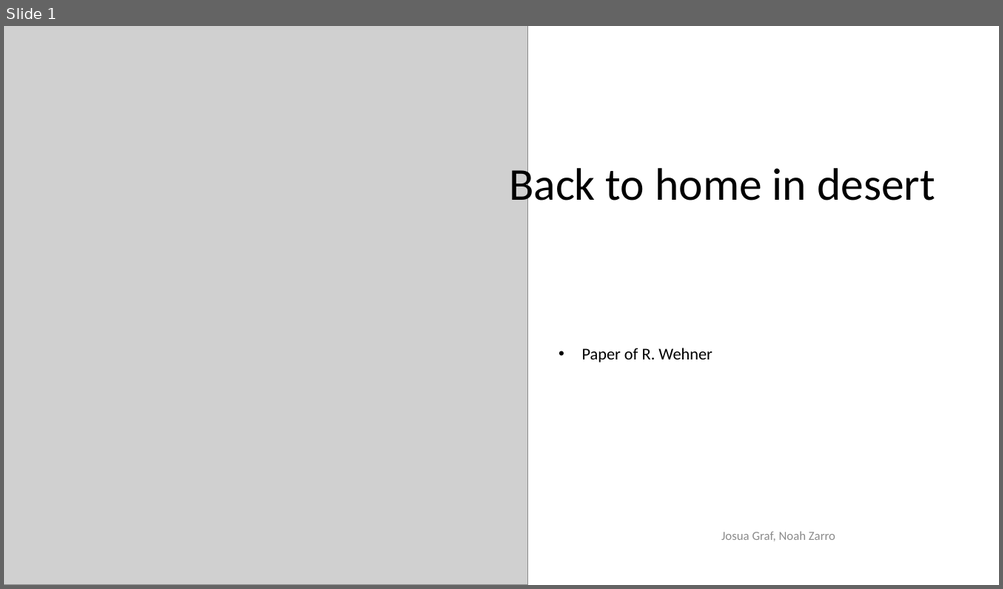
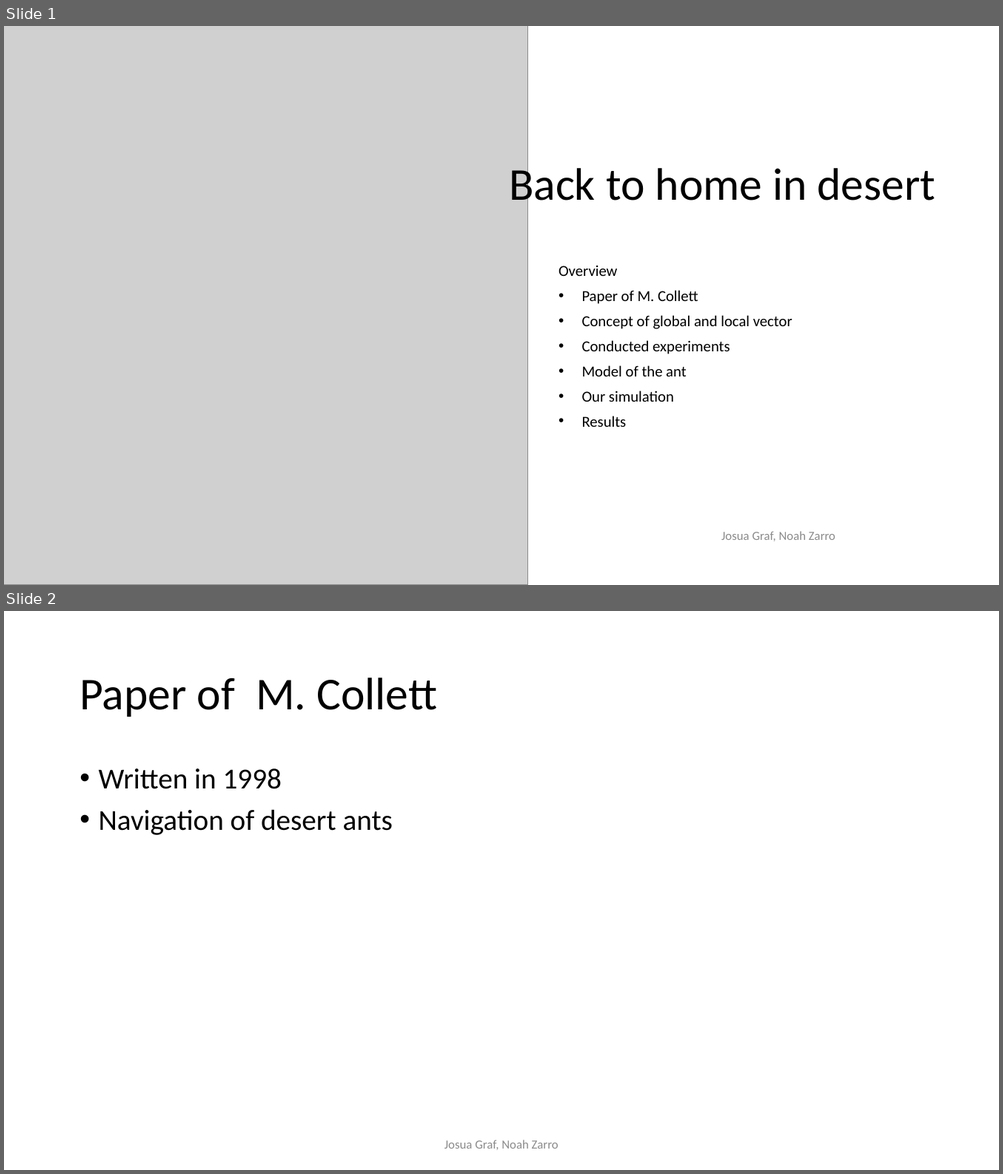
Before and after one commit to noahzarro/project_template, a slide deck: flashtalk/Back to home in desert.pptx. Shown one above the other, each under a label of ours: slide 1 before the commit, slides 1 and 2 after it. The pictures are 1003x589 and 1003x1174 pixels, drawn with LibreOffice and Linux fonts; fonts in the diff are those of the drawing; grey boxes stand for pictures; background and template pictures are left out. Boxes give left, top, right and bottom in pixels: in the first picture for what was removed or moved away, otherwise in the second. Text is boxed around its words. In the diff, an @@ line names an element or a change of style, - is before the commit and + after.

```diff
--- a/flashtalk/Back to home in desert.pptx
+++ b/flashtalk/Back to home in desert.pptx
@@ slide 2 added at <box>4,611,999,1170</box>, background #FFFFFF @@
@@ title added at <box>79,678,437,717</box>, 44 pt, text #000000 @@
+Paper of M. Collett
@@ text added at <box>99,769,392,835</box>, 28 pt, text #000000 @@
+• Written in 1998
+• Navigation of desert ants
@@ text added at <box>444,1140,558,1150</box>, 12 pt, text #8C8C8C @@
+Josua Graf, Noah Zarro
@@ slide 1 changed as well @@
@@ subtitle at <box>558,266,792,427</box>: text changed; size 16 to 14.8 pt @@
-• Paper of R. Wehner
+Overview
+• Paper of M. Collett
+• Concept of global and local vector
+• Conducted experiments
+• Model of the ant
+• Our simulation
+• Results
```
Also in this commit, not shown: 1 other slide changed, 2 other slides added, 1 other file.
